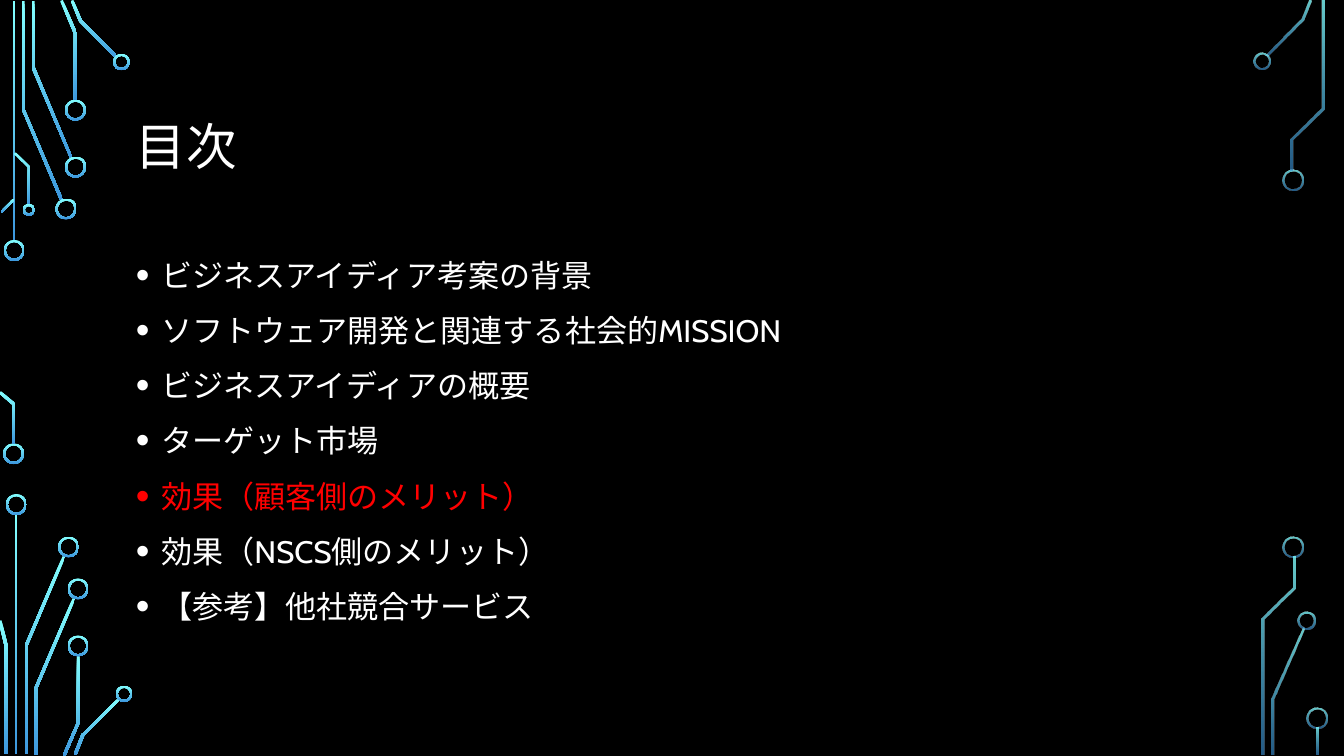
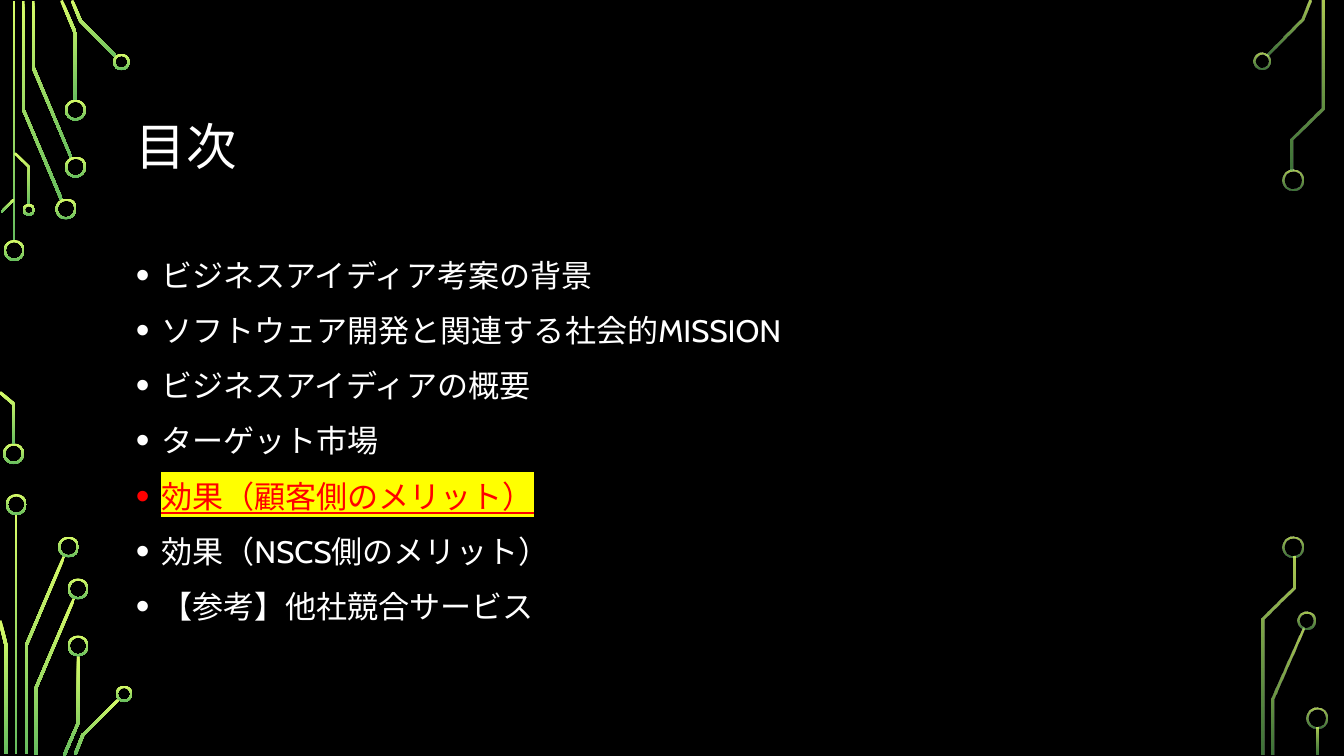
Before and after one commit to SITH-YN/PythonTool, a slide deck: slide 14 of Temp/39期ビジネスアイディア.pptx. Drawn at 1344x756 pixels with LibreOffice and Linux fonts; fonts in the diff are those of the drawing; background and template pictures are left out. Boxes give left, top, right and bottom in pixels: in the first picture for what was removed or moved away, otherwise in the second. Text is boxed around its words. In the diff, an @@ line names an element or a change of style, - is before the commit and + after.

```diff
--- a/Temp/39期ビジネスアイディア.pptx
+++ b/Temp/39期ビジネスアイディア.pptx
@@ fill gradient #82FFFF to #3D97DE to gradient #D8FC68 to #66BD5F in 36 elements at (4,240,25,261), (3,444,24,465), (22,1,63,201), (55,199,77,220), (31,1,72,158), (60,0,78,101), (65,156,86,177), (65,100,86,121), (71,0,117,58), (113,53,131,70), (1,199,15,213), (0,391,15,445), (14,152,30,205), (22,204,34,216), (15,514,18,755), (24,556,65,754), (6,494,27,515), (0,620,7,754), (58,536,80,558), (34,598,76,755), (63,655,80,756), (68,579,89,600), (68,635,89,656), (74,698,120,755), (116,686,133,702), (1266,0,1313,56), (1253,52,1270,70), (1282,169,1304,191), (1271,628,1305,755), (1299,612,1316,629), (1292,1,1325,171), (1284,536,1305,558), (1261,557,1296,755), (1307,708,1328,729), (1317,727,1320,755), (12,1,15,242) @@
@@ text at (161,481,534,514): highlight none to #FFFF00, underline on in "効果（顧客側のメリット）" @@
```
Also in this commit, not shown: 25 other slides changed.
